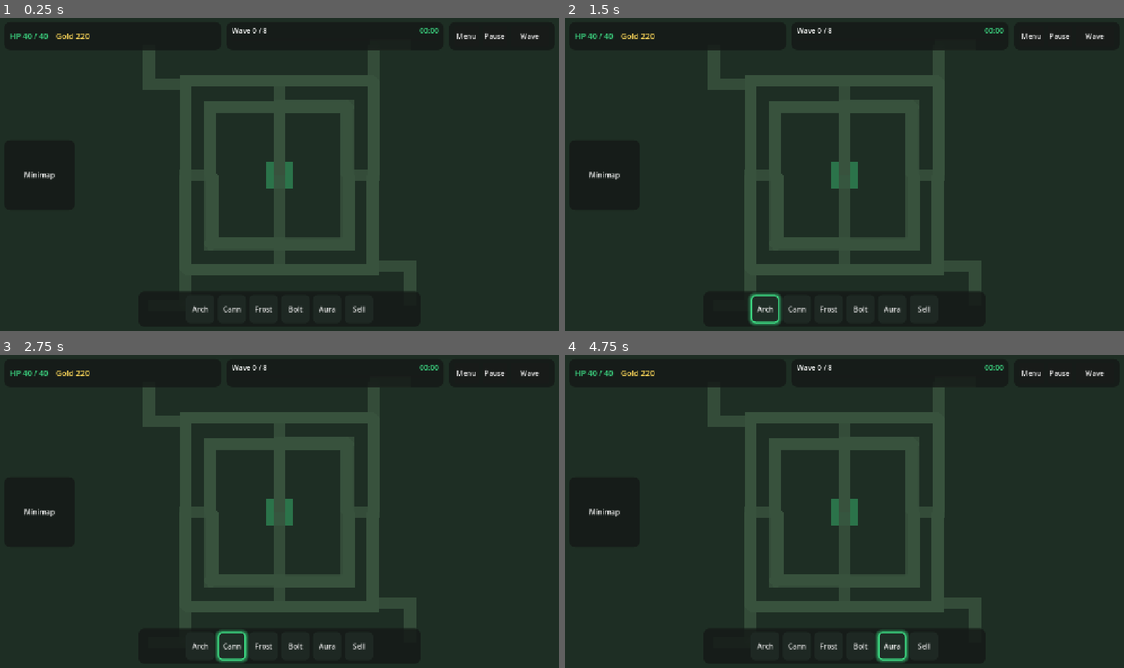
Above: before the commit, frames 1-4 (two rows, left to right).
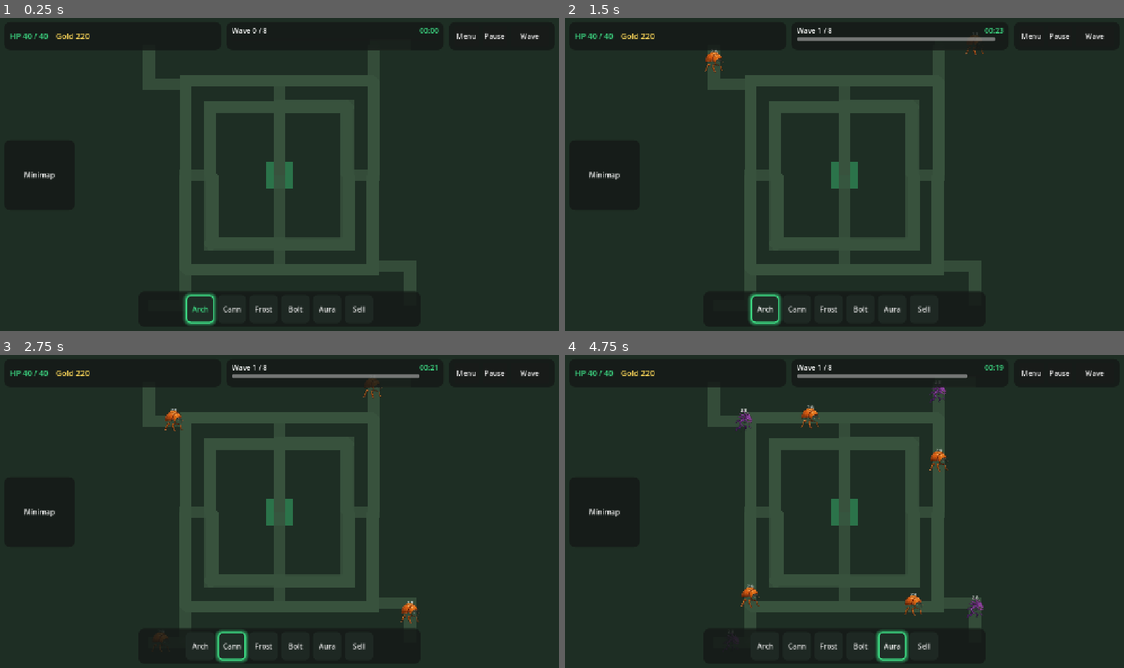
Above: after the commit, the same moments.

Repository: kennethIve/Green-TD
Game: Godot game, scene res://scenes/main.tscn
Same seed, same stepped clock (60 frames per second), same inputs: the game is played once before the commit and once after it.
Inputs:
- Up to frame 1 (0.25 s): no input
- Up to frame 2 (1.5 s): click "Wave" at 0.5 s; click "Arch" at 1.25 s
- Up to frame 3 (2.75 s): click "Cann" at 2 s
- Up to frame 4 (4.75 s): click "Frost" at 2.75 s; click "Bolt" at 3.5 s; click "Aura" at 4.25 s

The runs differ from the first frame. In frame 1, 0.3% of the frame differs, in the area x 32-39%, y 87-99%; in frame 2, 0.6%; in frame 3, 0.8%; in frame 4, 1.1%, in the area x 30-79%, y 3-85%.
Error before the commit: Parse Error: Cannot find member "DEFS" in base "Tower". (res://scripts/main.gd:184)

Commit message:
Restore full tower.gd after accidental MCP stub overwrite

Diff:
--- a/scripts/tower/tower.gd
+++ b/scripts/tower/tower.gd
@@ -2,3 +2,284 @@
 class_name Tower
 
 @export var tower_id: String = "archer"
+@export var range_px: float = 180.0
+@export var damage: int = 8
+@export var fire_interval: float = 0.7
+@export var cost: int = 50
+@export var upgrade_cost: int = 75
+@export var sell_refund: int = 25
+@export var level: int = 1
+@export var slow_mult: float = 1.0
+@export var aura_damage_bonus: float = 0.0
+
+var _cooldown: float = 0.0
+var _color: Color = Color(0.2, 0.55, 0.35, 1)
+var selected: bool = false
+var _pulse: float = 0.0
+var _sprite: Sprite2D
+var _fx_nodes: Array = []
+
+const DEFS := {
+	"archer": {"dmg": 8, "range": 200.0, "rate": 0.55, "cost": 50, "up": 70, "sell": 25, "slow": 1.0, "aura": 0.0, "color": Color(0.35, 0.75, 0.45)},
+	"cannon": {"dmg": 18, "range": 150.0, "rate": 1.1, "cost": 80, "up": 100, "sell": 40, "slow": 1.0, "aura": 0.0, "color": Color(0.75, 0.45, 0.25)},
+	"frost": {"dmg": 4, "range": 170.0, "rate": 0.8, "cost": 60, "up": 80, "sell": 30, "slow": 0.55, "aura": 0.0, "color": Color(0.4, 0.7, 0.95)},
+	"lightning": {"dmg": 12, "range": 220.0, "rate": 0.9, "cost": 90, "up": 110, "sell": 45, "slow": 1.0, "aura": 0.0, "color": Color(0.85, 0.85, 0.3)},
+	"support": {"dmg": 0, "range": 160.0, "rate": 0.5, "cost": 70, "up": 90, "sell": 35, "slow": 1.0, "aura": 0.25, "color": Color(0.7, 0.4, 0.85)},
+}
+
+const ART_ID := {
+	"archer": "archer",
+	"cannon": "cannon",
+	"frost": "frost",
+	"lightning": "lightning",
+	"support": "support",
+}
+
+func apply_id(id: String) -> void:
+	tower_id = id
+	var d: Dictionary = DEFS.get(id, DEFS["archer"])
+	damage = int(d["dmg"])
+	range_px = float(d["range"])
+	fire_interval = float(d["rate"])
+	cost = int(d["cost"])
+	upgrade_cost = int(d["up"])
+	sell_refund = int(d["sell"])
+	slow_mult = float(d["slow"])
+	aura_damage_bonus = float(d["aura"])
+	_color = d["color"]
+	level = 1
+	_refresh_sprite()
+	queue_redraw()
+
+func upgrade() -> bool:
+	if level >= 3:
+		return false
+	level += 1
+	damage = int(maxi(damage, 1) * 1.45) if damage > 0 else 0
+	range_px *= 1.08
+	fire_interval *= 0.9
+	if slow_mult < 1.0:
+		slow_mult = maxf(0.35, slow_mult - 0.08)
+	if aura_damage_bonus > 0.0:
+		aura_damage_bonus += 0.1
+	sell_refund = int(sell_refund * 1.4)
+	upgrade_cost = int(upgrade_cost * 1.5)
+	_refresh_sprite()
+	queue_redraw()
+	return true
+
+func set_selected(on: bool) -> void:
+	selected = on
+	queue_redraw()
+
+func focus_data() -> Dictionary:
+	return {
+		"name": "%s Lv%d" % [tower_id.capitalize(), level],
+		"dps": damage if damage > 0 else "aura",
+		"range": int(range_px),
+		"upgrade_cost": upgrade_cost,
+		"sell_refund": sell_refund,
+		"dps_delta": int(damage * 0.45) if damage > 0 else int(aura_damage_bonus * 100),
+		"range_delta": int(range_px * 0.08),
+	}
+
+func _ready() -> void:
+	add_to_group("towers")
+	_ensure_sprite()
+	_refresh_sprite()
+
+func _ensure_sprite() -> void:
+	if _sprite != null and is_instance_valid(_sprite):
+		return
+	_sprite = Sprite2D.new()
+	_sprite.name = "TierSprite"
+	_sprite.centered = true
+	_sprite.position = Vector2(0, -4)
+	_sprite.z_index = 1
+	add_child(_sprite)
+
+func _refresh_sprite() -> void:
+	_ensure_sprite()
+	var art: String = ART_ID.get(tower_id, "archer")
+	var path := "res://assets/towers/%s_lv%d.png" % [art, clampi(level, 1, 3)]
+	if ResourceLoader.exists(path):
+		_sprite.texture = load(path)
+		_sprite.visible = true
+	else:
+		_sprite.texture = null
+		_sprite.visible = false
+
+func _process(delta: float) -> void:
+	_pulse += delta
+	if selected:
+		queue_redraw()
+	_cooldown = maxf(_cooldown - delta, 0.0)
+	if _cooldown > 0.0:
+		return
+	if aura_damage_bonus > 0.0:
+		_play_attack_fx(null)
+		_tick_aura()
+		_cooldown = fire_interval
+		return
+	var target = _find_target()
+	if target == null:
+		return
+	var dmg := damage
+	dmg = int(dmg * (1.0 + _nearby_aura_bonus()))
+	if target.has_method("take_damage") and dmg > 0:
+		target.take_damage(dmg)
+	if slow_mult < 1.0 and target.has_method("apply_slow"):
+		target.apply_slow(slow_mult, 1.2)
+	_play_attack_fx(target)
+	_cooldown = fire_interval
+
+func _tick_aura() -> void:
+	queue_redraw()
+
+func _nearby_aura_bonus() -> float:
+	var bonus := 0.0
+	for n in get_tree().get_nodes_in_group("towers"):
+		if n == self or not is_instance_valid(n):
+			continue
+		if float(n.get("aura_damage_bonus")) <= 0.0:
+			continue
+		if global_position.distance_to(n.global_position) <= float(n.get("range_px")):
+			bonus += float(n.get("aura_damage_bonus"))
+	return bonus
+
+func _find_target():
+	var best = null
+	var best_d := range_px
+	for n in get_tree().get_nodes_in_group("creeps"):
+		if not is_instance_valid(n):
+			continue
+		var d: float = global_position.distance_to(n.global_position)
+		if d <= best_d:
+			best_d = d
+			best = n
+	return best
+
+func _draw() -> void:
+	# Subtle range arc when selected (or support aura always faint)
+	var range_a := 0.0
+	if selected:
+		range_a = 0.18
+	elif aura_damage_bonus > 0.0:
+		range_a = 0.10
+	if range_a > 0.0:
+		draw_arc(Vector2.ZERO, range_px, 0.0, TAU, 48, Color(_color.r, _color.g, _color.b, range_a), 1.2, true)
+	# Selection ring: green dashed + light pulse
+	if selected:
+		var pulse := 0.55 + 0.35 * sin(_pulse * 4.0)
+		var r := 28.0 + 2.0 * sin(_pulse * 3.0)
+		_draw_dashed_circle(Vector2.ZERO, r, Color(0.24, 0.86, 0.52, pulse), 2.0, 16, 10)
+		draw_arc(Vector2.ZERO, r + 3.0, 0.0, TAU, 40, Color(0.5, 1.0, 0.7, pulse * 0.25), 1.0, true)
+	# Fallback body if no texture
+	if _sprite == null or _sprite.texture == null:
+		draw_circle(Vector2.ZERO, 16.0 + level * 2.0, _color)
+
+func _draw_dashed_circle(center: Vector2, radius: float, color: Color, width: float, dashes: int, gap_deg: float) -> void:
+	var step := TAU / float(dashes)
+	var gap := deg_to_rad(gap_deg)
+	for i in dashes:
+		var a0 := i * step + gap * 0.5
+		var a1 := (i + 1) * step - gap * 0.5
+		if a1 <= a0:
+			continue
+		draw_arc(center, radius, a0, a1, 8, color, width, true)
+
+func _play_attack_fx(target) -> void:
+	match tower_id:
+		"archer":
+			_fx_arch_trail(target)
+		"cannon":
+			_fx_cann_flash(target)
+		"frost":
+			_fx_frost_pulse()
+		"lightning":
+			_fx_bolt_arc(target)
+		"support":
+			_fx_aura_breathe()
+		_:
+			pass
+
+func _fx_arch_trail(target) -> void:
+	if target == null or not is_instance_valid(target):
+		return
+	var line := Line2D.new()
+	line.width = 2.0
+	line.default_color = Color(0.45, 0.95, 0.55, 0.9)
+	line.z_index = 5
+	var to: Vector2 = to_local(target.global_position)
+	line.points = PackedVector2Array([Vector2(0, -8), to * 0.35, to])
+	add_child(line)
+	var tw := create_tween()
+	tw.tween_property(line, "modulate:a", 0.0, 0.22)
+	tw.tween_callback(line.queue_free)
+
+func _fx_cann_flash(target) -> void:
+	var flash := Polygon2D.new()
+	flash.color = Color(1.0, 0.75, 0.25, 0.95)
+	flash.z_index = 5
+	var dir := Vector2.RIGHT
+	if target != null and is_instance_valid(target):
+		dir = (target.global_position - global_position).normalized()
+	var tip := dir * 22.0
+	flash.polygon = PackedVector2Array([
+		tip + dir.rotated(0.6) * 10.0,
+		tip + dir * 16.0,
+		tip + dir.rotated(-0.6) * 10.0,
+		dir * 10.0,
+	])
+	add_child(flash)
+	var tw := create_tween()
+	tw.tween_property(flash, "modulate:a", 0.0, 0.15)
+	tw.tween_callback(flash.queue_free)
+
+func _fx_frost_pulse() -> void:
+	var ring := Line2D.new()
+	ring.width = 2.5
+	ring.default_color = Color(0.45, 0.85, 1.0, 0.85)
+	ring.z_index = 5
+	var pts := PackedVector2Array()
+	for i in 28:
+		var a := TAU * float(i) / 27.0
+		pts.append(Vector2(cos(a), sin(a)) * 12.0)
+	ring.points = pts
+	add_child(ring)
+	var tw := create_tween()
+	tw.tween_property(ring, "scale", Vector2(2.4, 2.4), 0.28)
+	tw.parallel().tween_property(ring, "modulate:a", 0.0, 0.28)
+	tw.tween_callback(ring.queue_free)
+
+func _fx_bolt_arc(target) -> void:
+	if target == null or not is_instance_valid(target):
+		return
+	var line := Line2D.new()
+	line.width = 2.2
+	line.default_color = Color(0.95, 0.95, 0.35, 0.95)
+	line.z_index = 5
+	var to: Vector2 = to_local(target.global_position)
+	var mid := to * 0.5 + Vector2(randf_range(-12, 12), randf_range(-12, 12))
+	var mid2 := to * 0.75 + Vector2(randf_range(-8, 8), randf_range(-8, 8))
+	line.points = PackedVector2Array([Vector2(0, -10), mid, mid2, to])
+	add_child(line)
+	var tw := create_tween()
+	tw.tween_property(line, "modulate:a", 0.0, 0.18)
+	tw.tween_callback(line.queue_free)
+
+func _fx_aura_breathe() -> void:
+	var ring := Line2D.new()
+	ring.width = 2.0
+	ring.default_color = Color(0.75, 0.45, 0.95, 0.7)
+	ring.z_index = 4
+	var pts := PackedVector2Array()
+	for i in 32:
+		var a := TAU * float(i) / 31.0
+		pts.append(Vector2(cos(a), sin(a)) * 18.0)
+	ring.points = pts
+	add_child(ring)
+	var tw := create_tween()
+	tw.tween_property(ring, "scale", Vector2(1.8, 1.8), 0.4)
+	tw.parallel().tween_property(ring, "modulate:a", 0.0, 0.4)
+	tw.tween_callback(ring.queue_free)
